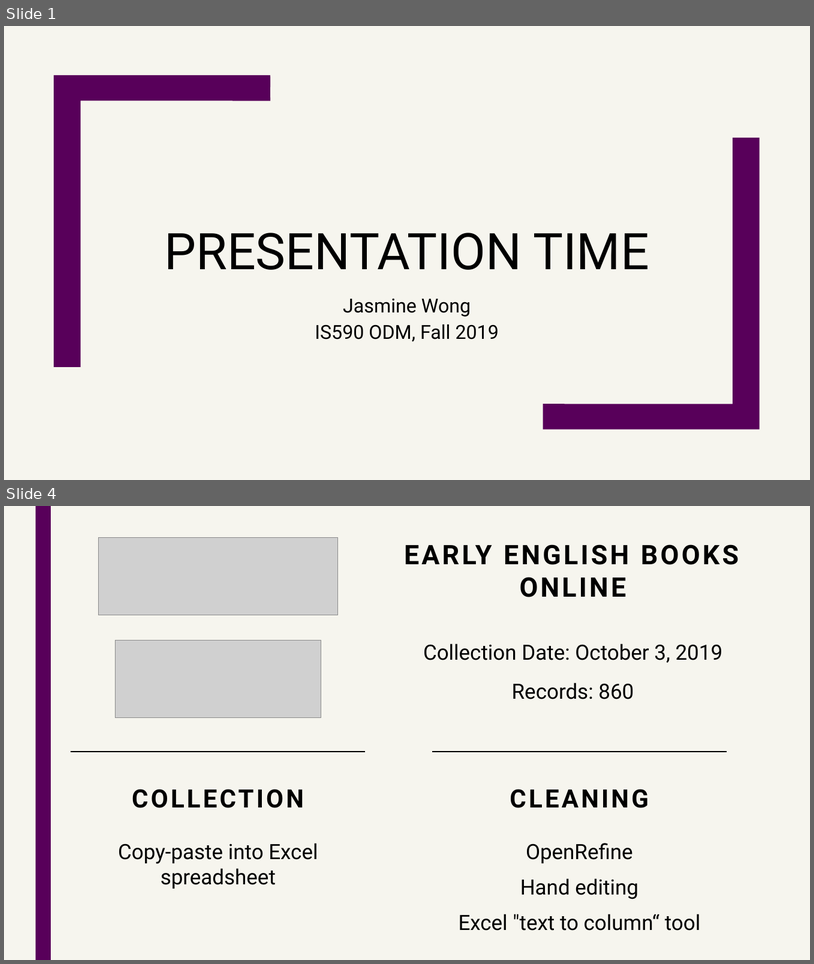
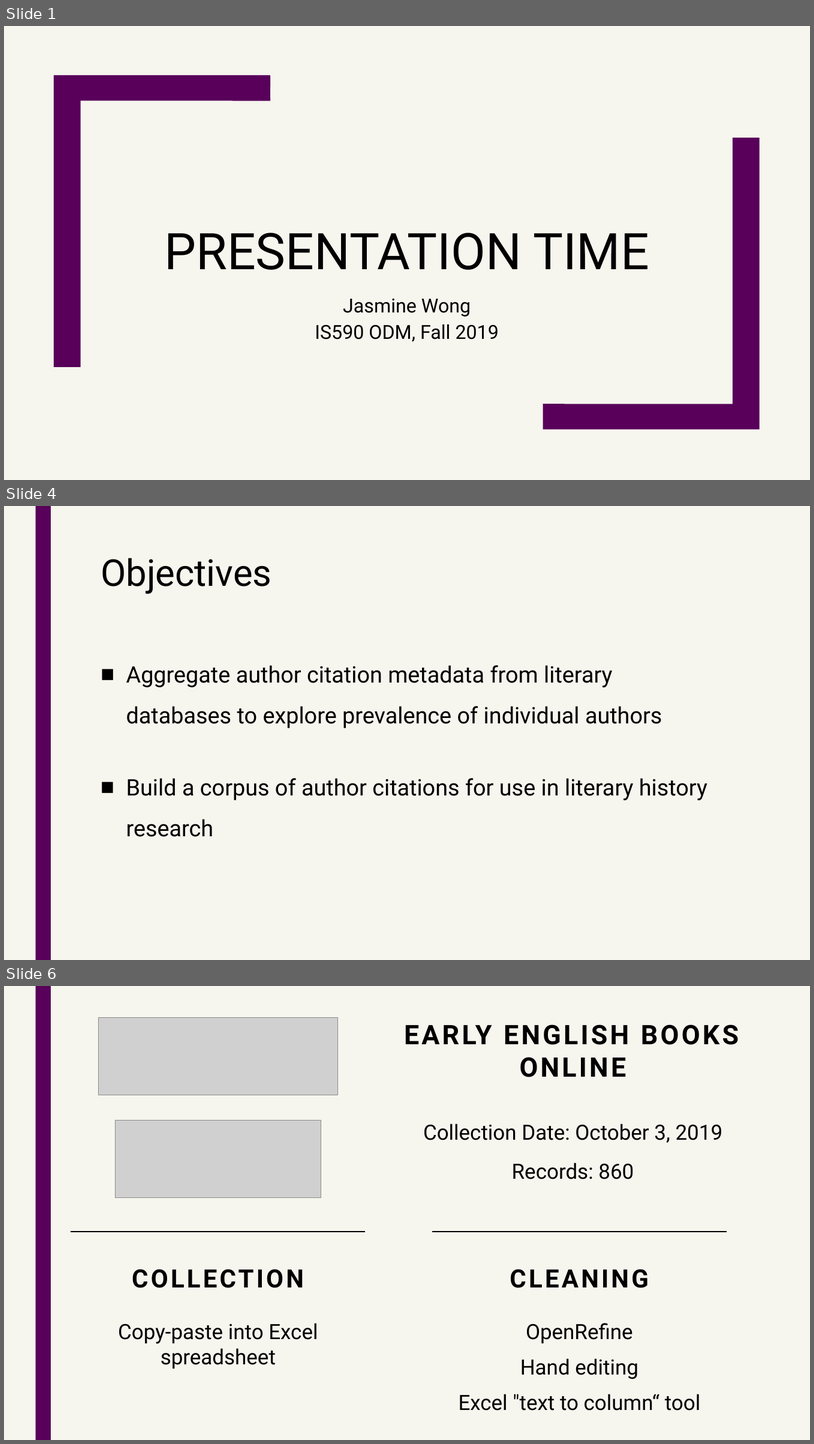
Before and after one commit to asnowmenjig/IS590-Open-Data-Mashups, a slide deck: final-deliverables/presentation-materials/presentation-slides.pptx. Shown one above the other, each under a label of ours: slides 1 and 4 before the commit, slides 1, 4 and 6 after it; the slides between them are not shown. The pictures are 814x964 and 814x1444 pixels, drawn with LibreOffice and Linux fonts; fonts in the diff are those of the drawing; grey boxes stand for pictures. Boxes give left, top, right and bottom in pixels: in the first picture for what was removed or moved away, otherwise in the second. Text is boxed around its words. In the diff, an @@ line names an element or a change of style, - is before the commit and + after.

```diff
--- a/final-deliverables/presentation-materials/presentation-slides.pptx
+++ b/final-deliverables/presentation-materials/presentation-slides.pptx
@@ slide 4 added at [4,506,810,960], background #F6F5EE; not listed: 1 template element that a slide beside it also shows @@
@@ title added at [101,558,272,594], 44 pt, text #000000 @@
+Objectives
@@ text added at [126,665,662,728], 27 pt, text #000000 @@
+■ Aggregate author citation metadata from literary databases to explore prevalence of individual authors
@@ text added at [126,778,708,837], 27 pt, text #000000 @@
+■ Build a corpus of author citations for use in literary history research
@@ what was slide 4 is now slide 6 @@
```
Also in this commit, not shown: 4 slides changed, 9 other slides added, 5 slides removed.
